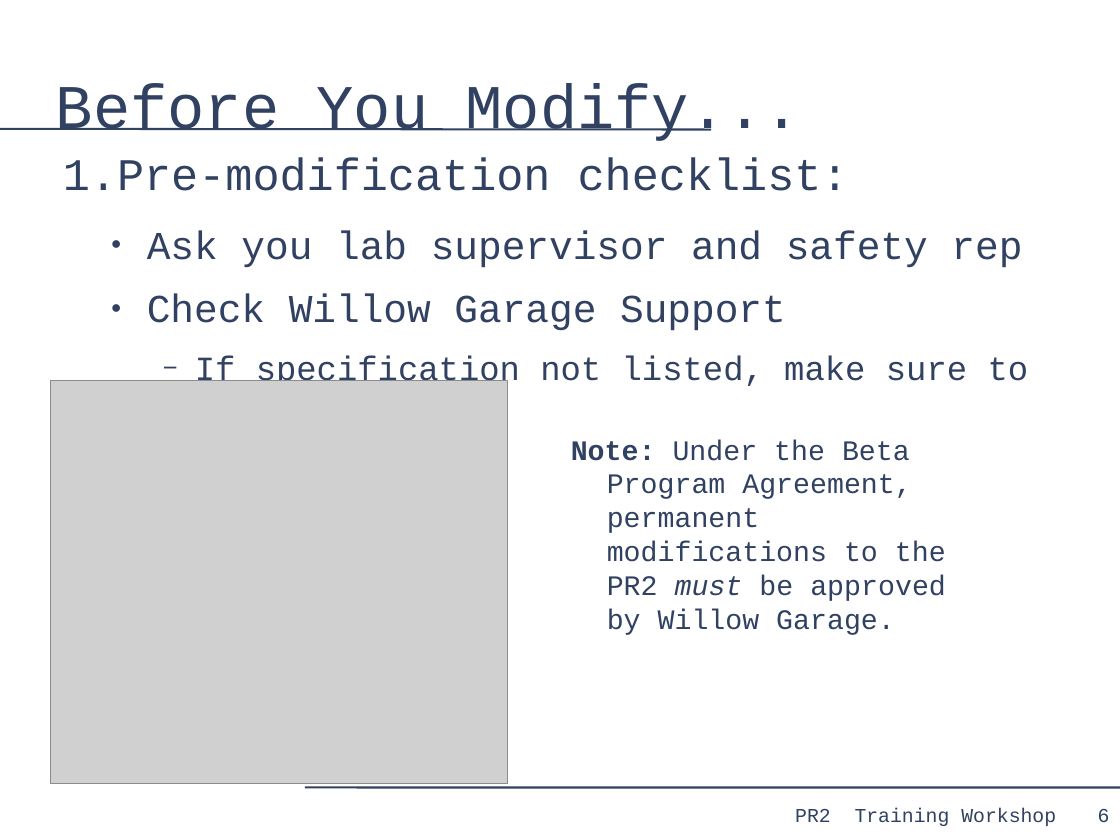
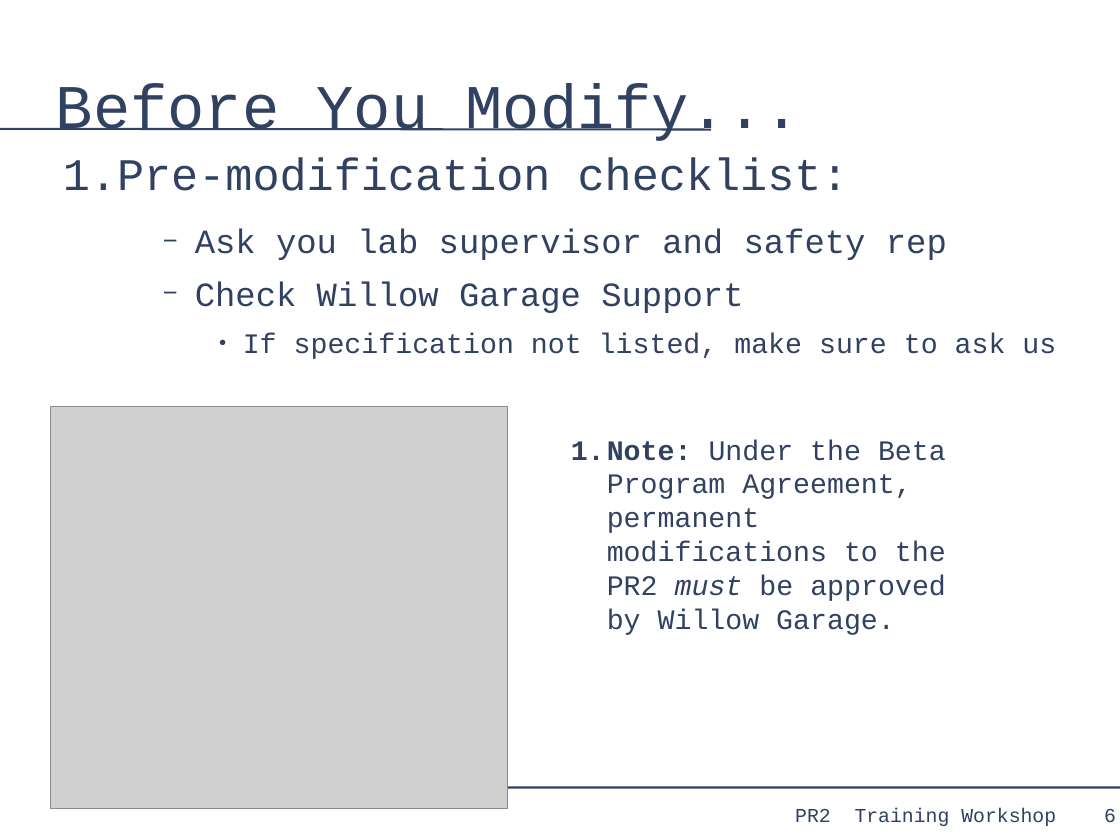
Before and after one commit to PR2/pr2_docs, a slide deck: slide 6 of pr2_training_workshop/modifying_pr2/adding_sensor.odp. Drawn at 1120x840 pixels with LibreOffice and Linux fonts; fonts in the diff are those of the drawing; grey boxes stand for pictures. Boxes give left, top, right and bottom in pixels: in the first picture for what was removed or moved away, otherwise in the second. Text is boxed around its words. In the diff, an @@ line names an element or a change of style, - is before the commit and + after.

Commit message:
Minor formatting changes for modifying PR2 slides

```diff
--- a/pr2_training_workshop/modifying_pr2/adding_sensor.odp
+++ b/pr2_training_workshop/modifying_pr2/adding_sensor.odp
@@ text "Pre-modification checklist:" at bbox=[63, 158, 1056, 359]: size 28 to 24 pt in "Ask you lab supervisor and safety rep", "Check Willow Garage Support"; size 24 to 20 pt in "If specification not listed, make sure to ..."; indent changed; bullet ● to −; list level 2 to 3 in "Ask you lab supervisor and ..."; list level 2 to 3 in "Check Willow Garage Support"; bullet − to ●; list level 3 to 4 in "If specification not listed, make ..." @@
@@ picture: place and size @@
-picture at bbox=[51, 381, 508, 784]
+picture at bbox=[51, 407, 508, 809]
@@ text "Note: Under the Beta Program ..." at bbox=[571, 440, 946, 635]: bullet none to 1. @@
@@ page number: place and size @@
-page number at bbox=[1098, 809, 1110, 822]
+page number at bbox=[1104, 809, 1116, 822]
```
Also in this commit, not shown: 16 other slides changed.
